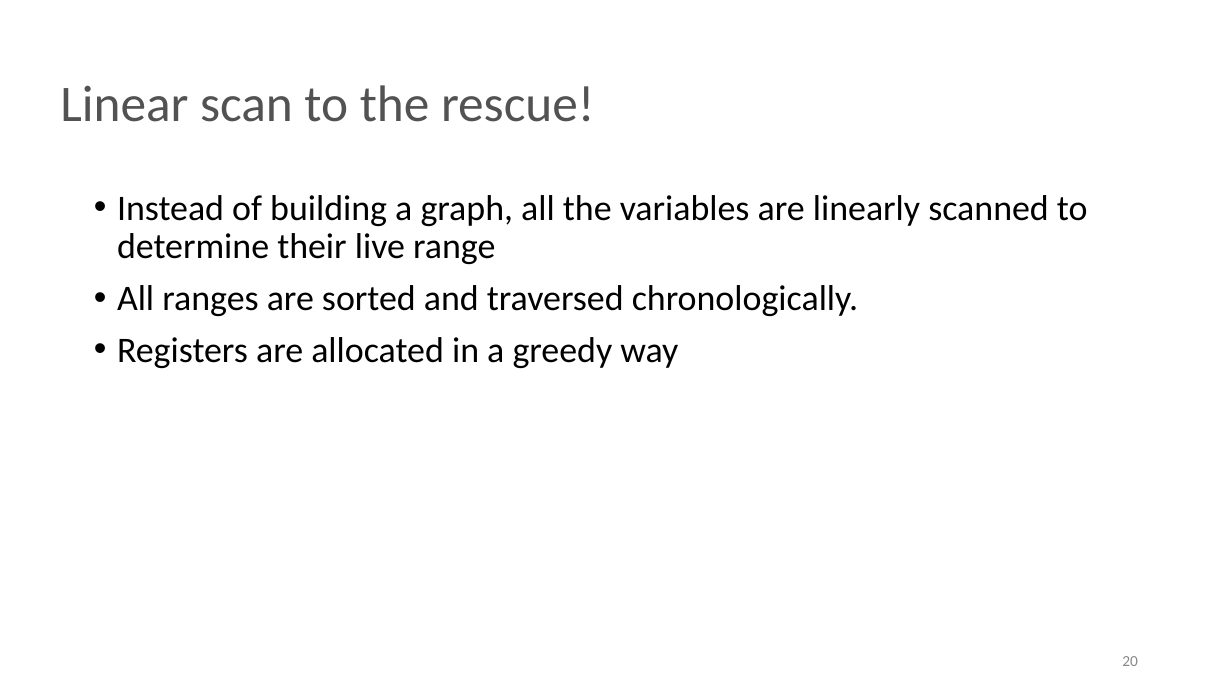
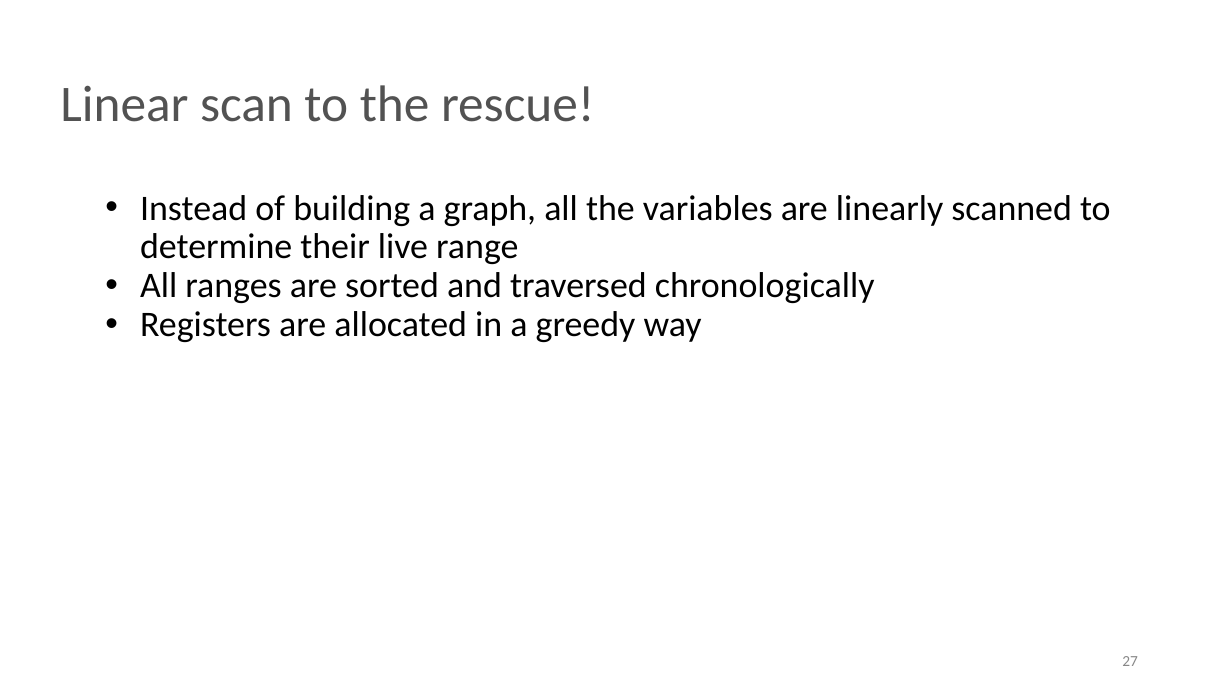
Before and after one commit to NN-complr-tech/Complr-course-lectures, a slide deck: slide 27 of 08-Backends-1.pptx (slide 20 before the commit). Drawn at 1232x693 pixels with LibreOffice and Linux fonts; fonts in the diff are those of the drawing. Boxes give left, top, right and bottom in pixels: in the first picture for what was removed or moved away, otherwise in the second. Text is boxed around its words. In the diff, an @@ line names an element or a change of style, - is before the commit and + after.

```diff
--- a/08-Backends-1.pptx
+++ b/08-Backends-1.pptx
@@ text at <box>140,195,1111,342</box>: indent changed; less space between paragraphs @@
@@ text at <box>140,272,875,303</box>: text changed @@
-• All ranges are sorted and traversed chronologically.
+• All ranges are sorted and traversed chronologically
@@ page number at <box>1122,656,1138,666</box>: text changed @@
-20
+27
```
Also in this commit, not shown: 28 other slides changed, 9 slides added, 1 slide removed.
